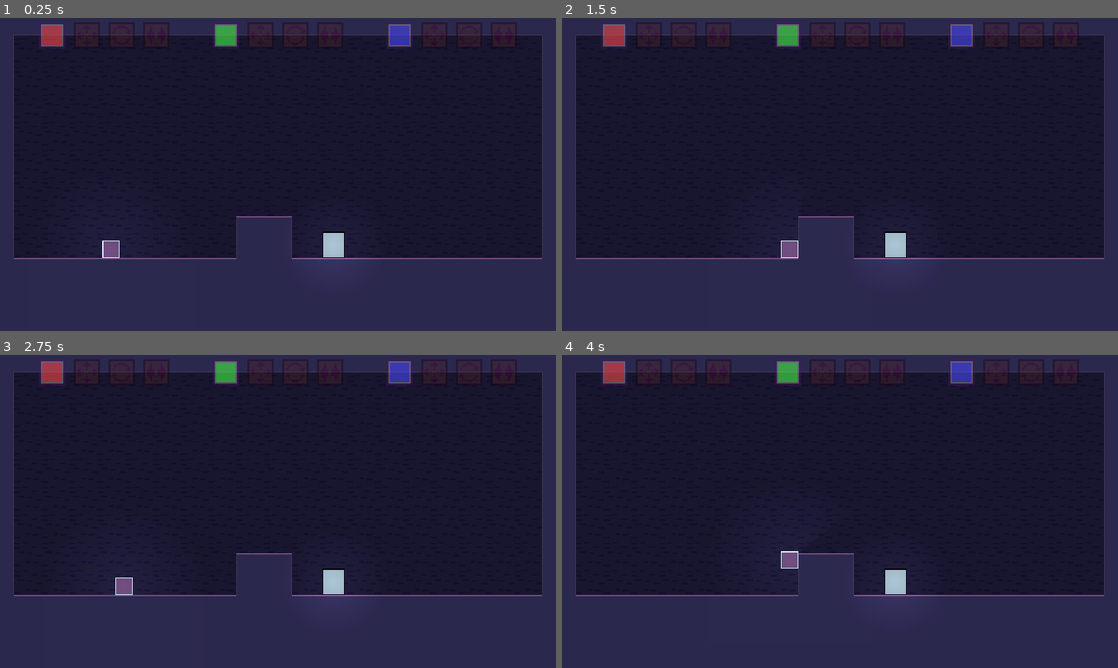
Above: before the commit, frames 1-4 (two rows, left to right).
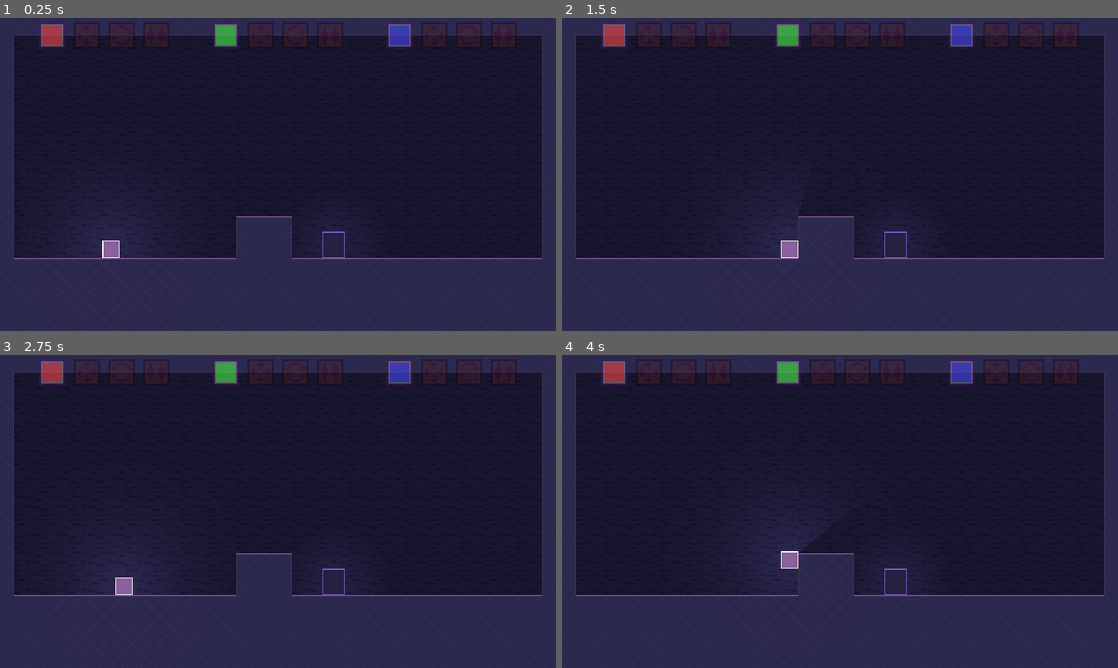
Above: after the commit, the same moments.

Repository: robotmaster/game-off-2026
Game: Godot game, scene res://scenes/rooms/intro.tscn
Same seed, same stepped clock (60 frames per second), same inputs: the game is played once before the commit and once after it.
Inputs:
- Up to frame 1 (0.25 s): no input
- Up to frame 2 (1.5 s): tap Enter at 0.5 s; hold Shift (move_slow) 0.53-1.28 s; hold Right (right) from 0.53 s (still down); tap Up (up) at 0.77 s; tap X (switch_edit) at 1.35 s
- Up to frame 3 (2.75 s): tap Up (up) at 1.52 s; release Right (right) at 2.03 s; hold Left (left) from 2.03 s (still down); tap Z (toggle_play) at 2.1 s
- Up to frame 4 (4 s): release Left (left) at 2.78 s; hold Right (right) from 2.78 s (still down); tap Shift (move_slow) at 2.85 s; tap Up (up) at 3.02, 3.77 s; tap X (switch_edit) at 3.6 s

The runs differ from the first frame. In frame 1, 0.5% of the frame differs, in the area x 18-65%, y 68-78%; in frame 2, 0.5%, in the area x 39-65%, y 68-78%; in frame 3, 0.5%; in frame 4, 0.5%.

Commit message:
some visual overhaults

Diff:
--- a/game-off-2026/scenes/dont_touch/exit.tscn
+++ b/game-off-2026/scenes/dont_touch/exit.tscn
@@ -37,6 +37,7 @@
 [node name="PointLight2D" type="PointLight2D" parent="." unique_id=1187291696]
 visible = false
 position = Vector2(0, -15)
-energy = 0.3
+energy = 0.4
+shadow_enabled = true
 texture = SubResource("GradientTexture2D_apwu6")
 texture_scale = 2.0
--- a/game-off-2026/scenes/dont_touch/player.tscn
+++ b/game-off-2026/scenes/dont_touch/player.tscn
@@ -6,7 +6,7 @@
 [sub_resource type="RectangleShape2D" id="RectangleShape2D_g2els"]
 
 [sub_resource type="Gradient" id="Gradient_g2els"]
-colors = PackedColorArray(1, 1, 1, 1, 0, 0, 0, 1)
+colors = PackedColorArray(1, 1, 1, 1, 0, 0, 0, 0)
 
 [sub_resource type="GradientTexture2D" id="GradientTexture2D_apwu6"]
 gradient = SubResource("Gradient_g2els")
@@ -46,8 +46,8 @@
 
 [node name="PointLight2D" type="PointLight2D" parent="." unique_id=759869463]
 visible = false
-energy = 0.3
+energy = 0.4
 shadow_enabled = true
 shadow_color = Color(1, 1, 1, 0.003921569)
 texture = SubResource("GradientTexture2D_apwu6")
-texture_scale = 3.0
+texture_scale = 5.0
--- a/game-off-2026/scenes/rooms/rotations_intro.tscn
+++ b/game-off-2026/scenes/rooms/rotations_intro.tscn
@@ -6,10 +6,8 @@
 [node name="Room" unique_id=1685634979 instance=ExtResource("1_hdwmv")]
 
 [node name="Background" parent="." index="0" unique_id=1475472593]
-offset_left = -352.0
-offset_top = -176.0
-offset_right = 288.0
-offset_bottom = 208.0
+offset_top = -192.0
+offset_bottom = 192.0
 
 [node name="Tiles" parent="." index="1" unique_id=235629107]
 tile_map_data = PackedByteArray("AADs/woAAAABAAEAAAABAAsAAAABAAIAAAACAAsAAAABAAIAAAADAAsAAAABAAIAAAAEAAsAAAABAAIAAAAFAA …(7472 unchanged characters)…
--- a/game-off-2026/scripts/player.gd
+++ b/game-off-2026/scripts/player.gd
@@ -22,8 +22,17 @@
 @export var locked_flash_color : Color
 var locked_flash_timer := 0.0
 
+const EDITING_LIGHT_ENERGY = 0.2
+const PLAYING_LIGHT_ENERGY = 0.6
+#const LIGHT_SPREAD = 0.98
+
 func _physics_process(delta: float) -> void:
 	$PointLight2D.visible = true
+	if Room.is_editing:
+		$PointLight2D.energy = EDITING_LIGHT_ENERGY
+	else:
+		$PointLight2D.energy = PLAYING_LIGHT_ENERGY
+
 	if not Room or Room.is_editing:
 		is_locked = true
 		velocity = Vector2()
@@ -76,6 +85,17 @@
 		locked_flash_timer = 0
 		modulate = Color(1, 1, 1)
 
+	#var light_poly : Array[PackedVector2Array]= [[
+		#global_position + Vector2(0, 0.1),
+		#global_position + Vector2(0, -0.1),
+		#global_position + Vector2(0.1, 0),
+		#global_position + Vector2(-0.1, 0),
+	#]]
+	#if Room.is_editing:
+		#VisualTools.add_polygon_light(light_poly, EDITING_LIGHT_ENERGY, LIGHT_SPREAD)
+	#else:
+		#VisualTools.add_polygon_light(light_poly, PLAYING_LIGHT_ENERGY, LIGHT_SPREAD)
+
 func _handle_horizontal_movement(delta: float) -> void:
 	var direction := Input.get_axis("left", "right")
 	if direction:
Binary file changed: game-off-2026/sprites/exit.aseprite
Binary file changed: game-off-2026/sprites/exit.png
Binary file changed: game-off-2026/sprites/tileset.aseprite
Binary file changed: game-off-2026/sprites/tileset.png
